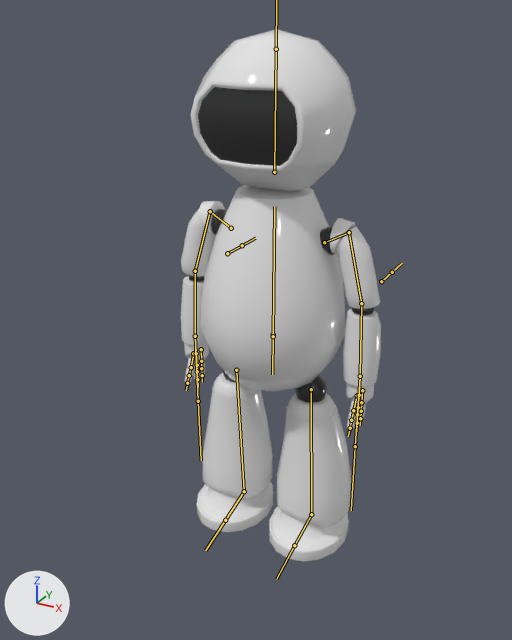
Renders of the FBX model BowlingGame/Assets/FBX/Rob LP v1.fbx from each side of a commit.
The view is the same before and after, from a camera (50 mm lens) standing at (0.928, -1.8, 1.637) and looking at (-0.004, -0.105, 0.79). Arrows for +X, +Y and +Z are at lower left; the lights stay in place. The bones that bend it are drawn over the model as lines.

In view in the first picture: 'Rob LP'.
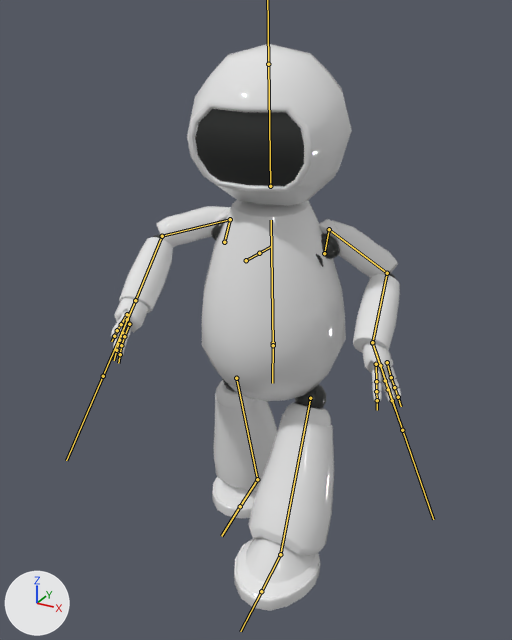
The newer file adds an action. The first version stands in its rest pose; the second is drawn at frame 96 of the action 'Throw'.

Boxes [x1, y1, x2, y2] around the edits, measured in the pictures (512 x 640 px):
```json
{"object": "Rob LP", "change": "posed", "before": [181, 29, 381, 562], "after": [111, 44, 401, 611], "on screen": "45% wider, 6% taller"}
{"bone": "Root", "before": "(273, 334) to (272, 374)", "after": "(273, 343) to (272, 383)"}
{"bone": "Bone.002", "before": "(273, 336) to (274, 206)", "after": "(273, 345) to (271, 220)"}
{"bone": "Bone_L.001", "before": "(324, 242) to (349, 232)", "after": "(324, 253) to (329, 229)"}
{"bone": "Bone_L.002", "before": "(349, 232) to (361, 303)", "after": "(329, 229) to (387, 273)"}
{"bone": "Bone_L.003", "before": "(361, 303) to (360, 376)", "after": "(387, 273) to (372, 343)"}
{"bone": "Hand", "before": "(360, 376) to (359, 395)", "after": "(372, 343) to (380, 365)"}
{"bone": "Bone_R.001", "before": "(231, 228) to (210, 211)", "after": "(224, 242) to (230, 219)"}
{"bone": "Bone_R.002", "before": "(210, 211) to (195, 271)", "after": "(230, 219) to (162, 236)"}
{"bone": "Bone_R.003", "before": "(195, 271) to (195, 336)", "after": "(162, 236) to (135, 300)"}
{"bone": "Leg L", "before": "(311, 389) to (311, 514)", "after": "(310, 398) to (280, 554)"}
{"bone": "Bone_L.006", "before": "(311, 514) to (294, 545)", "after": "(280, 554) to (261, 591)"}
{"bone": "Leg R", "before": "(236, 370) to (244, 491)", "after": "(236, 378) to (257, 479)"}
{"bone": "Bone_R.006", "before": "(244, 491) to (225, 520)", "after": "(257, 479) to (240, 506)"}
```

Edits to the scene script, one JSON object a line:
```json
{"block": "bone_root", "where": "bone_root = bpy.data.objects['Armature'].pose.bones['Root']"}
{"op": "set", "path": "bone_root.location", "old": "(0.0, 0.0, 0.0)", "new": "(0.0, 0.03, 0.0)"}
{"block": "bone_bone_002", "where": "bone_bone_002 = bpy.data.objects['Armature'].pose.bones['Bone.002']  # child of 'Root'"}
{"op": "set", "path": "bone_bone_002.rotation_quaternion", "old": "(1.0, 0.0, 0.0, 0.0)", "new": "(0.996, 0.038, 0.076, -0.004)", "note": "degrees (0, 0, 0) -> degrees (4, 9, 0)"}
{"block": "bone_bone_l_001", "where": "bone_bone_l_001 = bpy.data.objects['Armature'].pose.bones['Bone_L.001']  # child of 'Bone.002'"}
{"op": "set", "path": "bone_bone_l_001.rotation_quaternion", "old": "(1.0, 0.0, 0.0, 0.0)", "new": "(0.77, -0.505, -0.066, 0.384)", "note": "degrees (0, 0, 0) -> degrees (-60, 17, 43)"}
{"block": "bone_bone_l_002", "where": "bone_bone_l_002 = bpy.data.objects['Armature'].pose.bones['Bone_L.002']  # child of 'Bone_L.001'"}
{"op": "set", "path": "bone_bone_l_002.rotation_quaternion", "old": "(1.0, 0.0, 0.0, 0.0)", "new": "(0.996, 0.0, 0.0, -0.091)", "note": "degrees (0, 0, 0) -> degrees (0, 0, -10)"}
{"block": "bone_bone_l_003", "where": "bone_bone_l_003 = bpy.data.objects['Armature'].pose.bones['Bone_L.003']  # child of 'Bone_L.002'"}
{"op": "set", "path": "bone_bone_l_003.rotation_quaternion", "old": "(1.0, 0.0, 0.0, 0.0)", "new": "(0.88, 0.0, 0.0, -0.474)", "note": "degrees (0, 0, 0) -> degrees (0, 0, -57)"}
{"block": "bone_hand", "where": "bone_hand = bpy.data.objects['Armature'].pose.bones['Hand']  # child of 'Bone_L.003'"}
{"op": "set", "path": "bone_hand.rotation_quaternion", "old": "(1.0, 0.0, 0.0, 0.0)", "new": "(0.807, 0.306, 0.472, -0.181)", "note": "degrees (0, 0, 0) -> degrees (41, 61, 0)"}
{"block": "bone_bone_r_001", "where": "bone_bone_r_001 = bpy.data.objects['Armature'].pose.bones['Bone_R.001']  # child of 'Bone.002'"}
{"op": "set", "path": "bone_bone_r_001.rotation_quaternion", "old": "(1.0, 0.0, 0.0, 0.0)", "new": "(0.769, -0.374, 0.297, -0.426)", "note": "degrees (0, 0, 0) -> degrees (-57, 8, -62)"}
{"block": "bone_bone_r_002", "where": "bone_bone_r_002 = bpy.data.objects['Armature'].pose.bones['Bone_R.002']  # child of 'Bone_R.001'"}
{"op": "set", "path": "bone_bone_r_002.rotation_quaternion", "old": "(1.0, 0.0, 0.0, 0.0)", "new": "(0.996, 0.0, 0.0, 0.088)", "note": "degrees (0, 0, 0) -> degrees (0, 0, 10)"}
{"block": "bone_bone_r_003", "where": "bone_bone_r_003 = bpy.data.objects['Armature'].pose.bones['Bone_R.003']  # child of 'Bone_R.002'"}
{"op": "set", "path": "bone_bone_r_003.rotation_quaternion", "old": "(1.0, 0.0, 0.0, 0.0)", "new": "(0.917, 0.0, 0.0, 0.399)", "note": "degrees (0, 0, 0) -> degrees (0, 0, 47)"}
{"block": "bone_leg_l", "where": "bone_leg_l = bpy.data.objects['Armature'].pose.bones['Leg L']  # child of 'Root'"}
{"op": "set", "path": "bone_leg_l.rotation_quaternion", "old": "(1.0, 0.0, 0.0, 0.0)", "new": "(0.972, 0.0, -0.003, -0.236)", "note": "degrees (0, 0, 0) -> degrees (0, 0, -27)"}
{"block": "bone_bone_l_006", "where": "bone_bone_l_006 = bpy.data.objects['Armature'].pose.bones['Bone_L.006']  # child of 'Leg L'"}
{"op": "set", "path": "bone_bone_l_006.rotation_quaternion", "old": "(1.0, 0.0, 0.0, 0.0)", "new": "(0.962, 0.0, 0.0, 0.274)", "note": "degrees (0, 0, 0) -> degrees (0, 0, 32)"}
{"block": "bone_leg_r", "where": "bone_leg_r = bpy.data.objects['Armature'].pose.bones['Leg R']  # child of 'Root'"}
{"op": "set", "path": "bone_leg_r.rotation_quaternion", "old": "(1.0, 0.0, 0.0, 0.0)", "new": "(0.995, 0.002, 0.001, -0.102)", "note": "degrees (0, 0, 0) -> degrees (0, 0, -12)"}
{"block": "bone_bone_r_006", "where": "bone_bone_r_006 = bpy.data.objects['Armature'].pose.bones['Bone_R.006']  # child of 'Leg R'"}
{"op": "set", "path": "bone_bone_r_006.rotation_quaternion", "old": "(1.0, 0.0, 0.0, 0.0)", "new": "(0.995, 0.0, 0.0, 0.098)", "note": "degrees (0, 0, 0) -> degrees (0, 0, 11)"}
```
